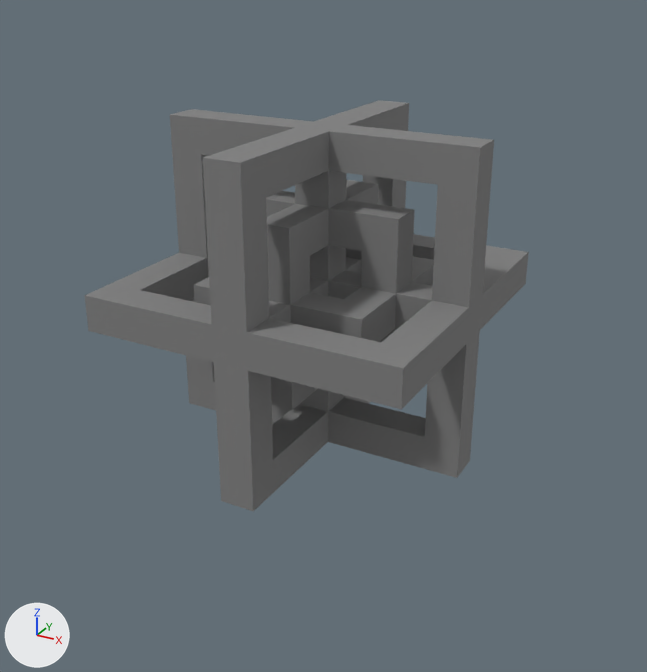
Before and after pictures for a commit that changed the COLLADA model pathenvironment_1.dae.
Rendered twice from a 50 mm lens placed at (1.137, -2.053, 0.886), pointed at (0.031, -0.043, -0.119). Every picture has the same lights, and +X, +Y and +Z are marked at lower left. Where no turn or scale is listed for an object, it has been applied to the vertices.

The older version as bpy lines, for what is in view:
```python
me_environmentmesh = bpy.data.meshes.new('environmentMesh')
me_environmentmesh.from_pydata(...)  # 488 vertices, 1068 faces; spans x -0.45..0.45, y -0.45..0.45, z -0.45..0.45
me_environmentmesh.materials.append(mat_default_material)  # grey #7f7f7f
ob_environment = bpy.data.objects.new('environment', me_environmentmesh)
ob_environment.location = (0.0, 0.0, 0.0)
```
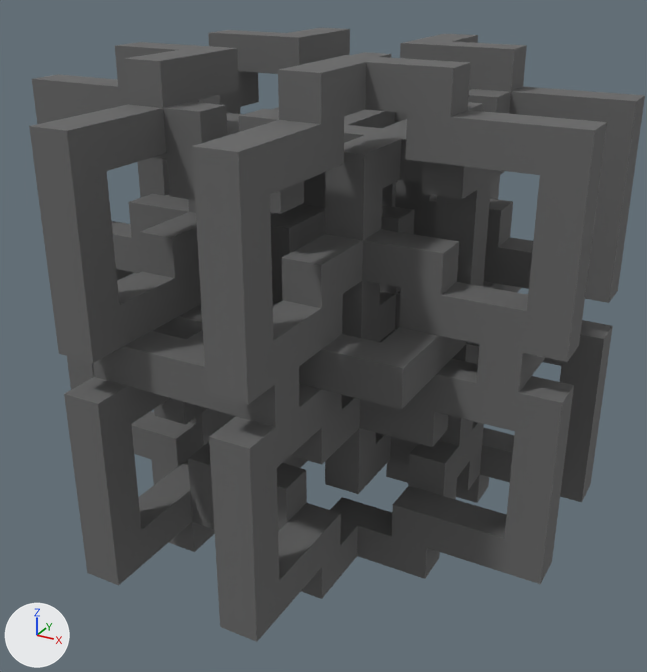
What differs and where, as boxes (x1, y1, x2, y2) in the pictures (647 x 672 px):
'environment', reshaped: before (84, 100, 529, 511); after (29, 28, 645, 642)
part 1 of me_environmentmesh, added: after (29, 28, 645, 642)
part 2 of me_environmentmesh, recoloured: (289, 172, 477, 270) in both

The edits, one by one:
Material 'lambert1' (mat_lambert1) is new.
Its base color is (0.133, 0.133, 0.133) (dark grey #666666).
Its roughness is 0.9.
me_environmentmesh is used by ob_environment; location (0.0, 0.0, 0.0).
me_environmentmesh had 488 vertices, 1068 faces and spanned x -0.45..0.45, y -0.45..0.45, z -0.45..0.45.
me_environmentmesh now has 1978 vertices, 4304 faces and spans x -0.75..0.75, y -0.75..0.75, z -0.65..0.65.
me_environmentmesh part 1: 1490 vertices added at x -0.75..0.75, y -0.75..0.75, z -0.65..0.65.
me_environmentmesh part 2: 192 faces spanning x -0.45..0.45, y -0.45..0.45, z -0.45..0.45 switch from mat_default_material (grey #7f7f7f) to mat_lambert1 (dark grey #666666).
